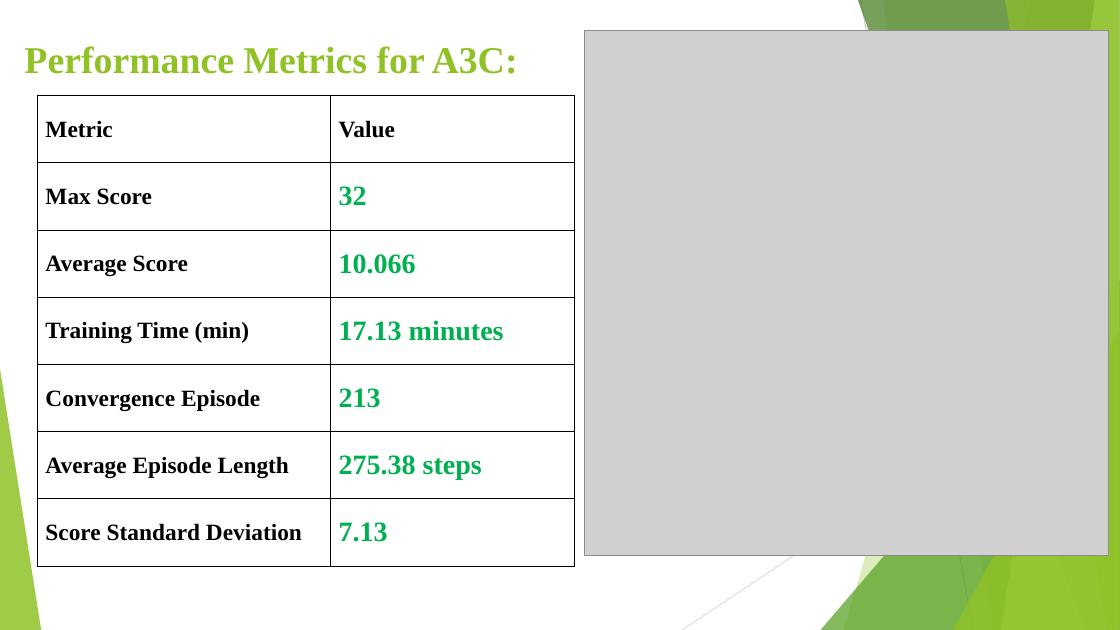
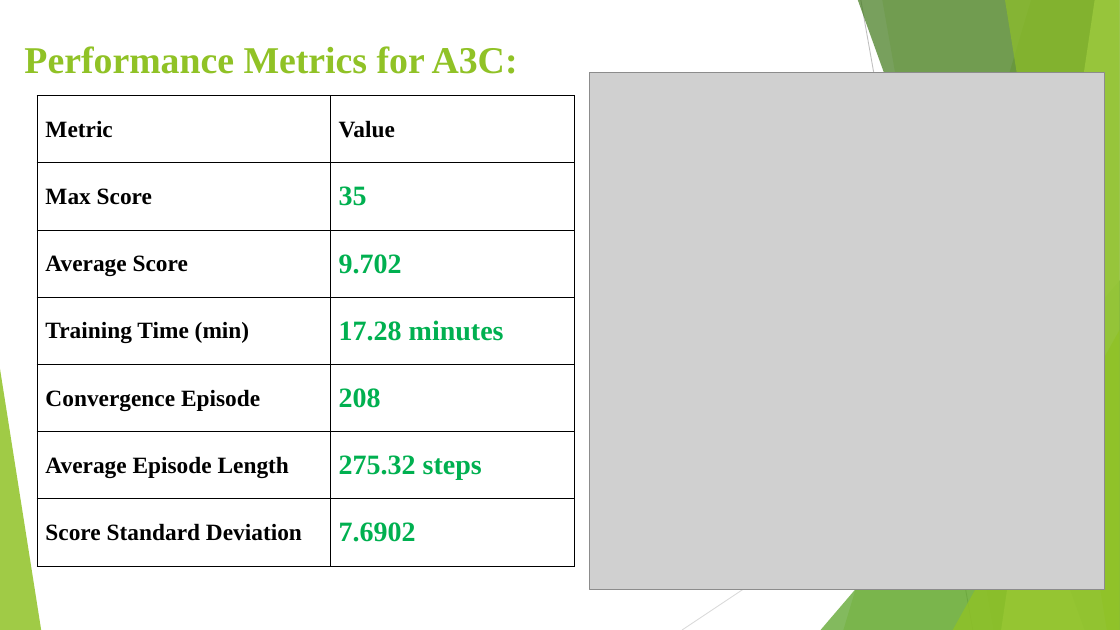
Before and after one commit to Harika2403/Intro-to-AI-Semester-Project, a slide deck: slide 12 of AI Project PPT.pptx. Drawn at 1120x630 pixels with LibreOffice and Linux fonts; fonts in the diff are those of the drawing; grey boxes stand for pictures. Boxes give left, top, right and bottom in pixels: in the first picture for what was removed or moved away, otherwise in the second. Text is boxed around its words. In the diff, an @@ line names an element or a change of style, - is before the commit and + after.

```diff
--- a/AI Project PPT.pptx
+++ b/AI Project PPT.pptx
@@ picture: place and size @@
-picture at bbox=[584, 31, 1109, 556]
+picture at bbox=[590, 72, 1106, 590]
@@ table at bbox=[37, 96, 575, 566] @@
-row 2, column 2: 32
+row 2, column 2: 35
-row 3, column 2: 10.066
+row 3, column 2: 9.702
-row 4, column 2: 17.13 minutes
+row 4, column 2: 17.28 minutes
-row 5, column 2: 213
+row 5, column 2: 208
-row 6, column 2: 275.38 steps
+row 6, column 2: 275.32 steps
-row 7, column 2: 7.13
+row 7, column 2: 7.6902
```
Also in this commit, not shown: 8 other slides changed, 1 slide added, 11 slides removed.
